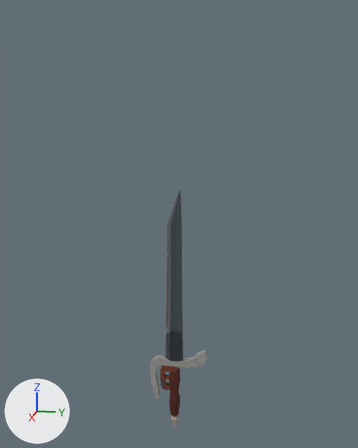
The FBX model Assets/Models/sword.fbx as it was, and as the next commit left it.
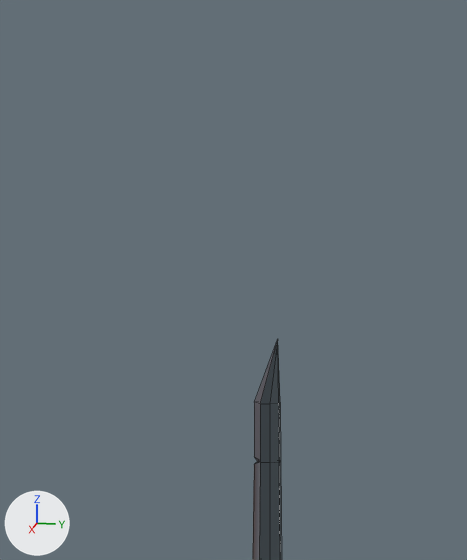
Each version appears first whole from a 50 mm lens placed at (1.62, 0.341, 1.036), pointed at (-0.015, 0.014, 0.627), and next in a close-up on the part from 7% to 80% of the width and 0% to 69% of the height. The axes (+X, +Y, +Z) are drawn at lower left. The lights are the same throughout. The close-ups show mesh edges as thin lines. Vertices at the same position are counted once.

Script lines for the objects in view, before the commit:
```python
me_cube_001 = bpy.data.meshes.new('Cube.001')
me_cube_001.from_pydata(...)  # 38 vertices, 38 faces; spans x -0.008..0.008, y -0.034..0.031, z 0.112..0.756
me_cube_001.materials.append(mat_basemat)  # picture img_texturepallete_png
ob_blade_unbroken = bpy.data.objects.new('blade_unbroken', me_cube_001)
ob_blade_unbroken.location = (0.0, 0.0, 0.0)
```
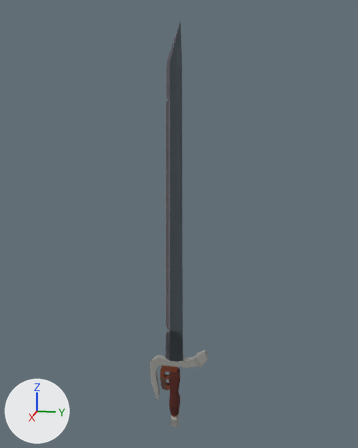
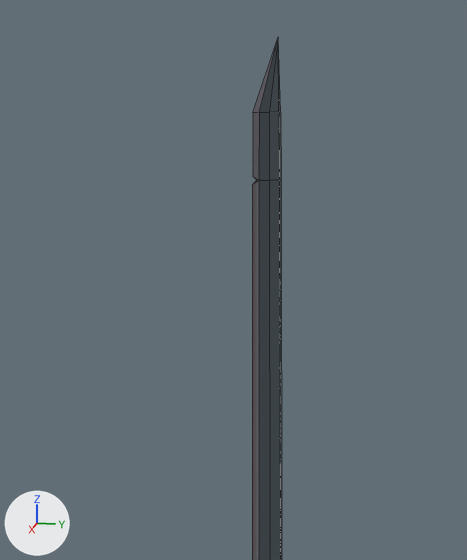
The edits, one by one:
me_cube_001 has 38 vertices, 38 faces and spans x -0.008..0.008, y -0.034..0.031, z 0.112..0.756.
me_cube_001 is used by ob_blade_unbroken; location (0.0, 0.0, 0.0).
me_cube_001 part 1: all 19 vertices in x -0.008..0.008, y -0.025..0.026, z 0.51..0.756 are moved by (0.0, 0.0, 0.525).

Changed parts and their boxes [x1, y1, x2, y2] in the close-ups (467 x 560 px):
'blade_unbroken', reshaped: before [253, 340, 282, 560]; after [252, 39, 282, 560]
